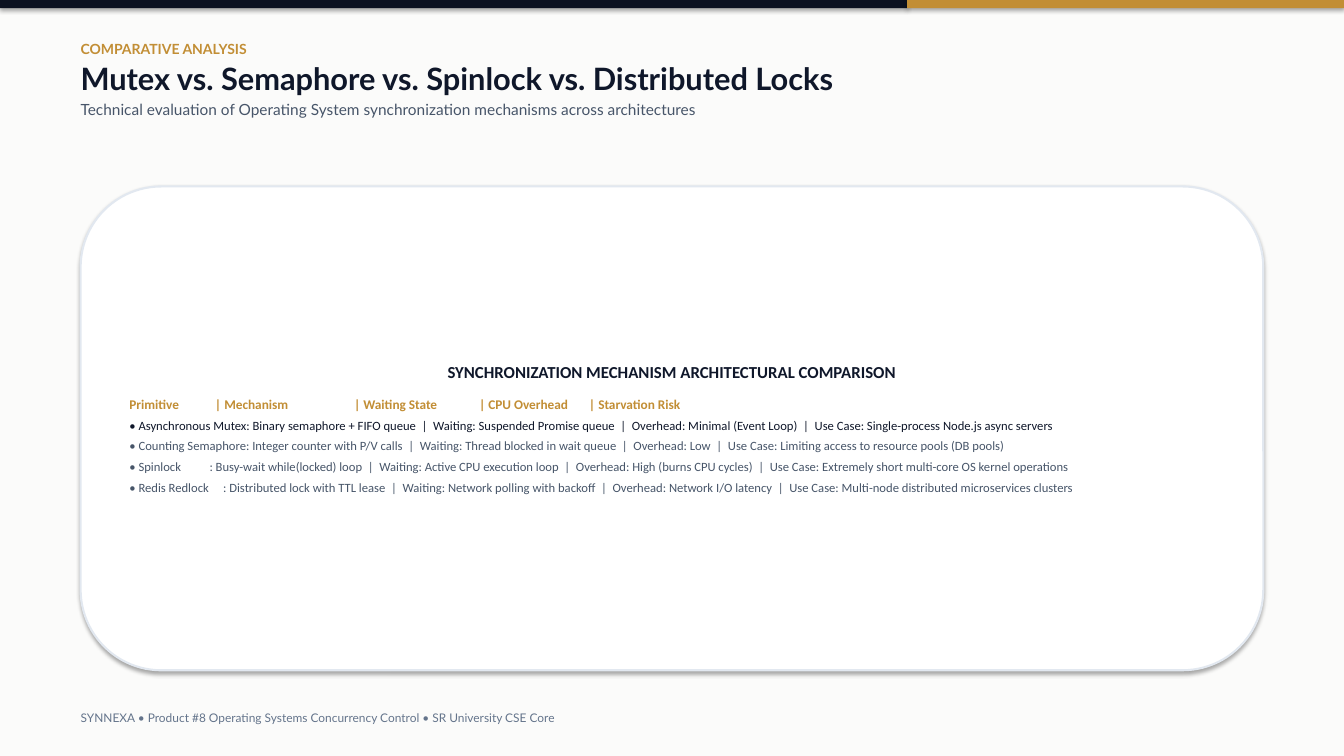
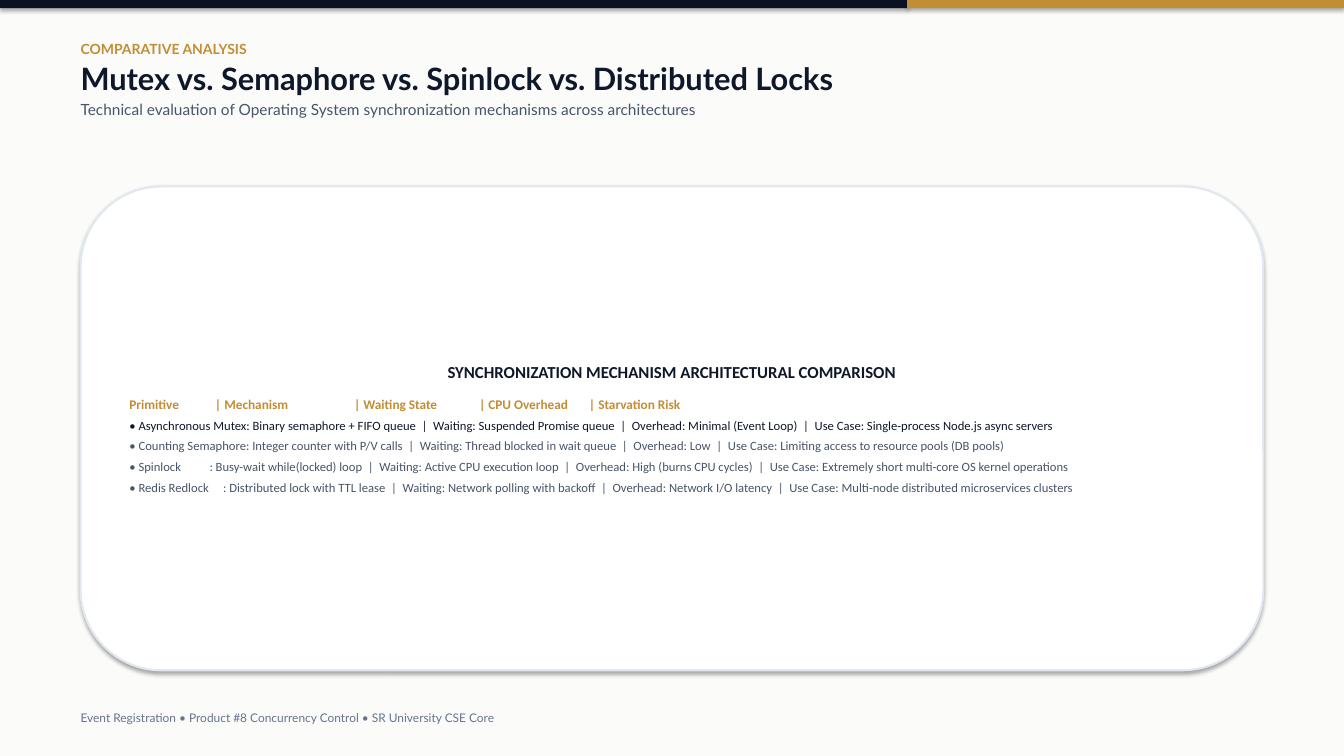
Before and after one commit to ShivaGanesh1080-ops/synnexa-os-concurrency, a slide deck: slide 12 of public/SYNNEXA_OS_Product8_Presentation.pptx. Drawn at 1344x756 pixels with LibreOffice and Linux fonts; fonts in the diff are those of the drawing. Boxes give left, top, right and bottom in pixels: in the first picture for what was removed or moved away, otherwise in the second. Text is boxed around its words. In the diff, an @@ line names an element or a change of style, - is before the commit and + after.

Commit message:
feat: rename branding to Event Registration across website, PPT, and report

```diff
--- a/public/SYNNEXA_OS_Product8_Presentation.pptx
+++ b/public/SYNNEXA_OS_Product8_Presentation.pptx
@@ text at [81,713,494,724]: text changed @@
-SYNNEXA • Product #8 Operating Systems Concurrency Control • SR University CSE Core
+Event Registration • Product #8 Concurrency Control • SR University CSE Core
```
Also in this commit, not shown: 13 other slides changed, 17 other files.
